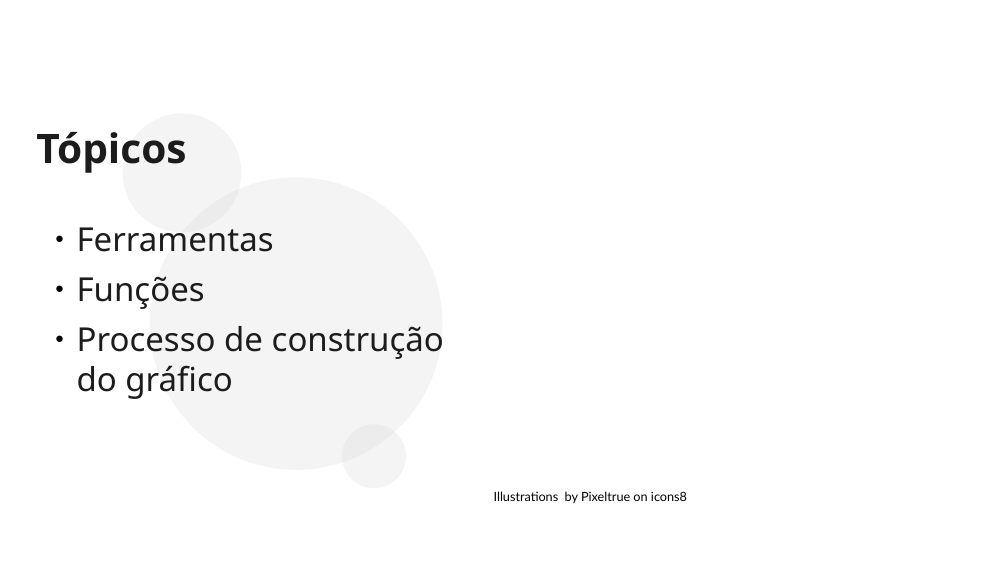
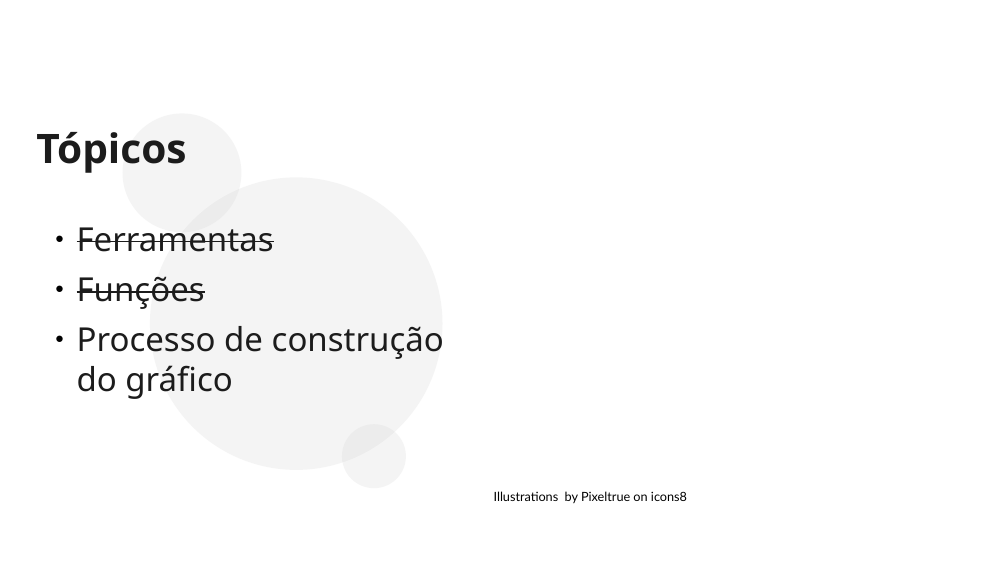
Before and after one commit to Lucasitron/Grafico_scilab, a slide deck: slide 8 of apresentação/Scilab.odp (slide 4 before the commit). Drawn at 1008x567 pixels with LibreOffice and Linux fonts; fonts in the diff are those of the drawing; background and template pictures are left out. Boxes give left, top, right and bottom in pixels: in the first picture for what was removed or moved away, otherwise in the second. Text is boxed around its words. In the diff, an @@ line names an element or a change of style, - is before the commit and + after.

```diff
--- a/apresentação/Scilab.odp
+++ b/apresentação/Scilab.odp
@@ text "Ferramentas" at [77, 227, 274, 252]: strikethrough on @@
@@ text "Funções" at [77, 276, 205, 309]: strikethrough on @@
```
Also in this commit, not shown: 10 other slides changed, 1 slide removed, 2 other files.
